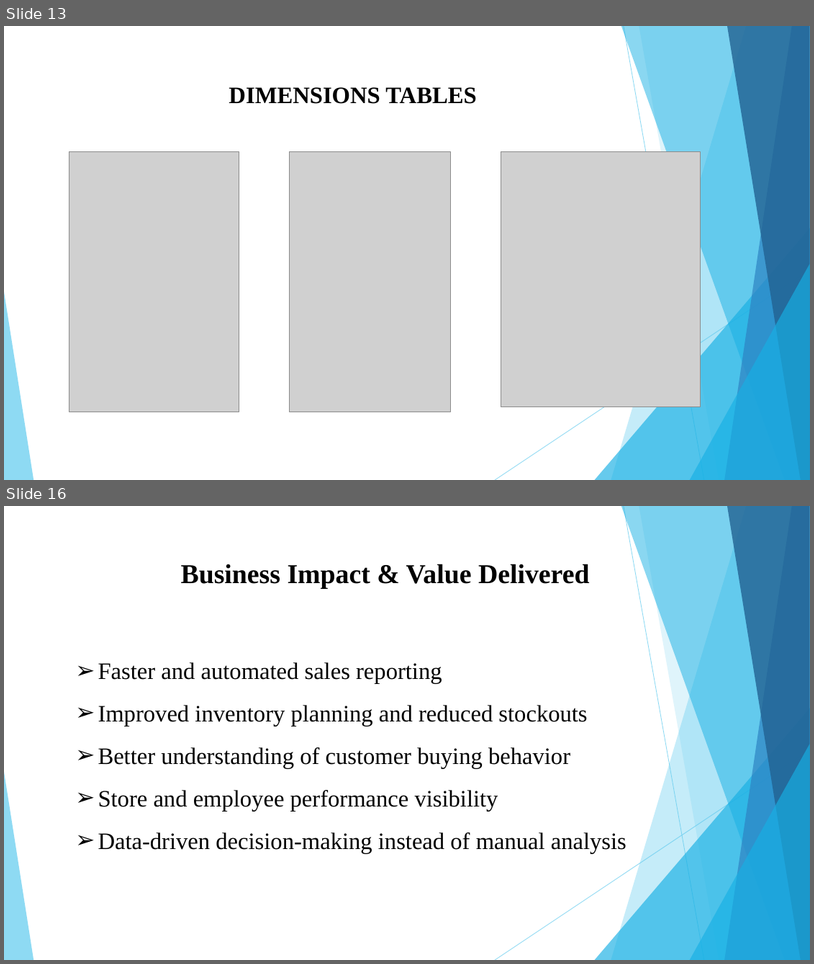
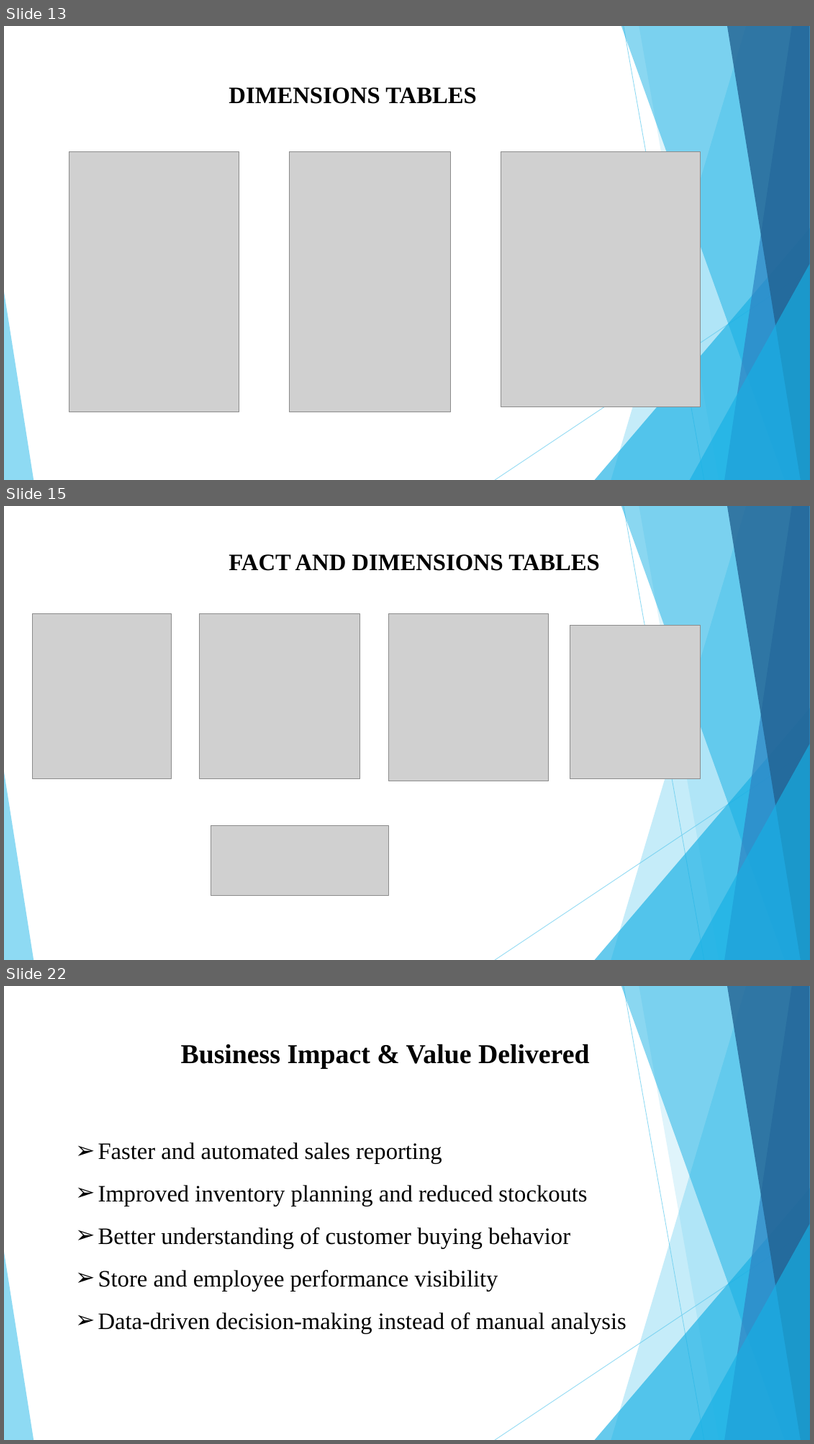
Before and after one commit to HemalaR/Smart-Analytics-For-Fashion-Sales, a slide deck: Smart Retail Analytics for Fashion Sales (1).pptx. Shown one above the other, each under a label of ours: slides 13 and 16 before the commit, slides 13, 15 and 22 after it; the slides between them are not shown. The pictures are 814x964 and 814x1444 pixels, drawn with LibreOffice and Linux fonts; fonts in the diff are those of the drawing; grey boxes stand for pictures. Boxes give left, top, right and bottom in pixels: in the first picture for what was removed or moved away, otherwise in the second. Text is boxed around its words. In the diff, an @@ line names an element or a change of style, - is before the commit and + after.

```diff
--- a/Smart Retail Analytics for Fashion Sales (1).pptx
+++ b/Smart Retail Analytics for Fashion Sales (1).pptx
@@ slide 15 added at [4, 506, 810, 960], background #FFFFFF; not listed: 10 template elements that a slide beside it also shows @@
@@ text added at [229, 554, 599, 571], 28 pt, text #000000, bold @@
+FACT AND DIMENSIONS TABLES
@@ picture added at [32, 613, 171, 778] @@
@@ picture added at [200, 614, 360, 778] @@
@@ picture added at [388, 614, 549, 781] @@
@@ picture added at [570, 626, 701, 779] @@
@@ picture added at [211, 825, 388, 895] @@
@@ what was slide 16 is now slide 22 @@
```
Also in this commit, not shown: 7 slides changed, 19 other slides added, 3 slides removed, 21 other files.
